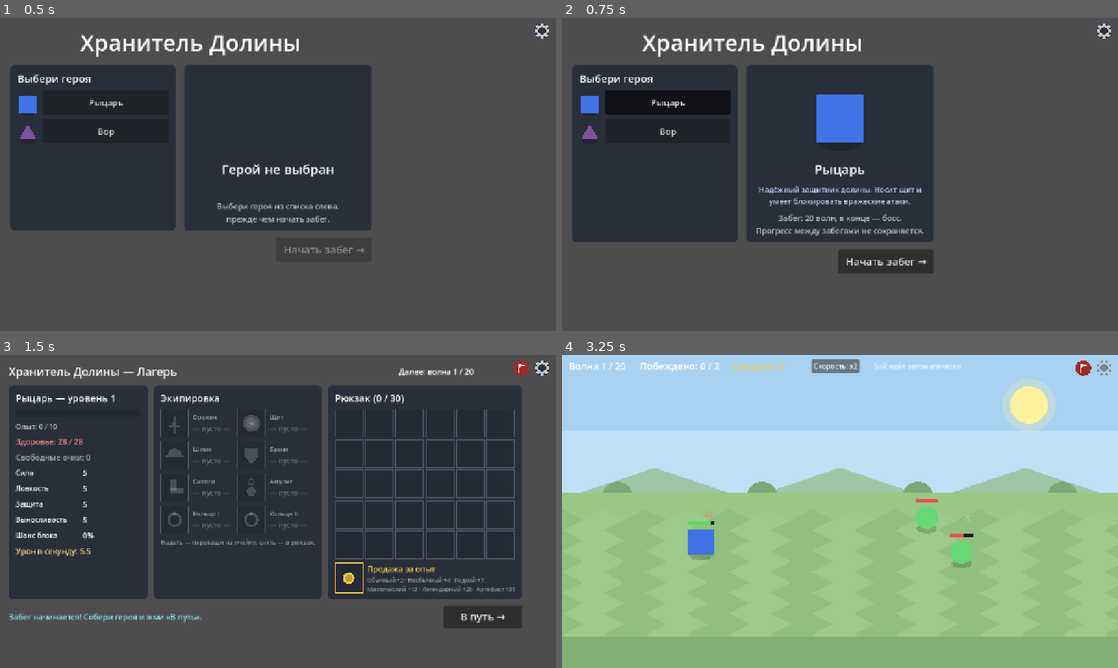
Above: before the commit, frames 1-4 (two rows, left to right).
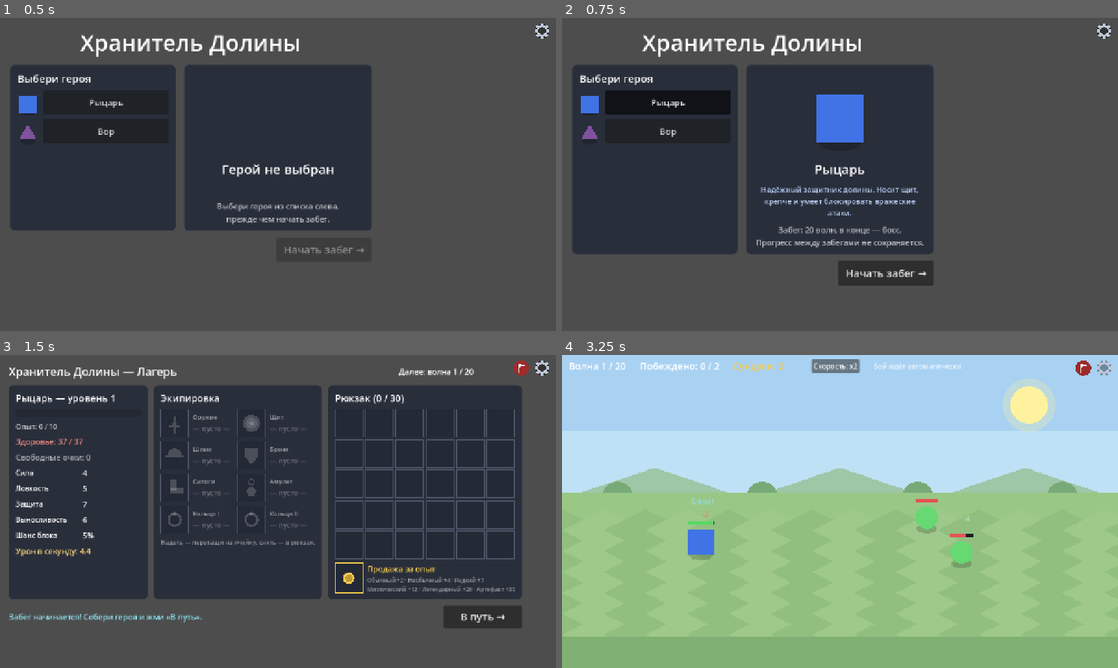
Above: after the commit, the same moments.

Repository: sl1Bridge/valley-keeper
Game: Godot game, scene res://Main.tscn
The game is run twice, just before and just after one commit, with the same random seed, the same clock (stepped at 60 frames per second) and the same inputs.
Inputs:
- Up to frame 1 (0.5 s): no input
- Up to frame 2 (0.75 s): click "Рыцарь" at 0.5 s
- Up to frame 3 (1.5 s): click "Начать забег →" at 1.25 s
- Up to frame 4 (3.25 s): click "В путь →" at 2 s; click "Скорость: x1" at 2.75 s

Frame 1 is identical in both runs. In frame 2, 4.6% of the frame differs, in the area x 1-67%, y 53-86%; in frame 3, 0.1%; in frame 4, less than 0.1%.

Commit message:
v0.11.0: проценты уворота/блока, различие классов, 6 врагов

Diff:
--- a/src/BattleScreen.gd
+++ b/src/BattleScreen.gd
@@ -28,6 +28,7 @@
 	3: [Vector2(0, -60), Vector2(-60, 30), Vector2(60, 70)],
 	4: [Vector2(0, -80), Vector2(-70, -10), Vector2(70, 20), Vector2(0, 90)],
 	5: [Vector2(0, -100), Vector2(-80, -30), Vector2(80, -10), Vector2(-40, 70), Vector2(50, 90)],
+	6: [Vector2(-20, -110), Vector2(70, -80), Vector2(-80, -30), Vector2(10, 0), Vector2(90, 30), Vector2(-30, 90)],
 }
 
 ## Входные данные (заполняет Main до добавления на сцену)
--- a/src/Enemies.gd
+++ b/src/Enemies.gd
@@ -27,7 +27,7 @@
 
 
 ## Максимум врагов в одной волне (босс — всегда один).
-const MAX_ENEMIES := 5
+const MAX_ENEMIES := 6
 
 ## Цена каждого типа в бюджете волны (временные значения, уточнить по игротестам).
 const VALUES := {"slime": 1, "wolf": 2, "golem": 4}
--- a/src/GearScreen.gd
+++ b/src/GearScreen.gd
@@ -198,7 +198,7 @@
 		"surv":
 			return "Макс. здоровье: %d\nРегенерация: %.1f HP/с\nОт Выносливости зависят здоровье и регенерация" % [int(eff["max_hp"]), eff["regen_hp"]]
 		"dodge", "block":
-			return "Реальный шанс: %d%%\nОчками не качается — растёт только от предметов" % roundi(eff["class_pct"] * 100.0)
+			return "Складывается из базового шанса класса и процентов с предметов\nПредел: %d%%. Очками не качается" % roundi(Hero.CLASS_CAP * 100.0)
 	return ""
 
 
--- a/src/Hero.gd
+++ b/src/Hero.gd
@@ -11,25 +11,27 @@
 const STAT_ORDER := ["atk", "spd", "def", "surv"]
 
 ## Классовая характеристика: есть только у своего класса.
-## Очками за уровень не качается — растёт только от предметов.
+## Очками за уровень не качается. Значение — прямой процент шанса:
+## базовый шанс класса + проценты с предметов (предел — CLASS_CAP).
 const CLASS_STAT := {"knight": "block", "rogue": "dodge"}
 
-## Реестр героев (классы). Рыцарь — защитный: слот под щит и шанс блока.
-## Вор — боевой: два слота под оружие и шанс уворота.
-## Базовые характеристики пока одинаковые. Имена, описания и внешность временные.
+## Реестр героев (классы). Рыцарь — защитный: слот под щит, больше защитных
+## характеристик и базовый шанс блока. Вор — боевой: два слота под оружие,
+## больше атакующих характеристик и базовый шанс уворота.
+## Имена, описания и внешность временные.
 const KINDS := ["knight", "rogue"]
 const ROSTER := {
 	"knight": {
 		"name": "Рыцарь",
 		"color": Color(0.25, 0.45, 0.9),
 		"shape": "rect",
-		"desc": "Надёжный защитник долины. Носит щит и умеет блокировать вражеские атаки.",
+		"desc": "Надёжный защитник долины. Носит щит, крепче и умеет блокировать вражеские атаки.",
 	},
 	"rogue": {
 		"name": "Вор",
 		"color": Color(0.5, 0.32, 0.62),
 		"shape": "triangle",
-		"desc": "Быстрый и смертоносный. Сражается двумя клинками и уклоняется от атак.",
+		"desc": "Быстрый и смертоносный. Бьёт сильнее и чаще, сражается двумя клинками и уклоняется от атак.",
 	},
 }
 
@@ -39,8 +41,14 @@
 	"rogue": ["weapon1", "weapon2", "helmet", "armor", "boots", "amulet", "ring1", "ring2"],
 }
 
-# Базовые характеристики героя 1 уровня (сырые очки): все по 5
-const BASE := {"atk": 5, "def": 5, "spd": 5.0, "surv": 5.0}
+# Базовые характеристики героя 1 уровня по классам (сырые очки, временные
+# значения): Рыцарь — защитный уклон, Вор — атакующий
+const BASE := {
+	"knight": {"atk": 4, "def": 7, "spd": 5.0, "surv": 6.0},
+	"rogue": {"atk": 7, "def": 4, "spd": 6.0, "surv": 5.0},
+}
+# Базовый шанс классовой характеристики, в процентах (временное значение)
+const BASE_CLASS_PCT := {"knight": 5.0, "rogue": 5.0}
 # Прирост за 1 очко характеристики
 const PER_POINT := {"atk": 2, "def": 1, "spd": 1.0, "surv": 2.0}
 # Очков характеристик за уровень
@@ -58,8 +66,7 @@
 const SURV_HP_K := 10.0     # выносливость 5 → ~28 HP, 30 → 126 HP
 const REGEN_CAP := 8.0  # выносливость → регенерация: до 8 HP/с
 const REGEN_K := 16.0   # 5 → ~0.7 HP/с, 30 → ~6.2 HP/с
-const CLASS_CAP := 0.6  # уворот/блок: до 60%
-const CLASS_K := 15.0   # 15 → 30%
+const CLASS_CAP := 0.6  # уворот/блок: жёсткий предел 60% (проценты складываются напрямую)
 # Фиксированное восстановление здоровья за передышку между волнами
 const REST_HEAL := 25.0
 # Доля максимального здоровья, восстанавливаемая при повышении уровня в бою
@@ -123,14 +130,14 @@
 	return ROSTER[kind]["shape"]
 
 
-## Итоговые сырые очки: база + вложенные очки + бонусы предметов.
-## Включает классовую характеристику (block/dodge) — она только от предметов.
-## Реальные боевые значения из сырых очков считает effective().
+## Итоговые сырые очки: база класса + вложенные очки + бонусы предметов.
+## Классовая характеристика (block/dodge) — прямые проценты: базовый шанс
+## класса + проценты с предметов. Реальные боевые значения считает effective().
 func get_stats() -> Dictionary:
 	var s := {}
 	for k in STAT_ORDER:
-		s[k] = float(BASE[k]) + float(PER_POINT[k]) * allocated[k]
-	s[CLASS_STAT[kind]] = 0.0
+		s[k] = float(BASE[kind][k]) + float(PER_POINT[k]) * allocated[k]
+	s[CLASS_STAT[kind]] = BASE_CLASS_PCT[kind]
 	for slot in equipment:
 		var it: Item = equipment[slot]
 		if it != null:
@@ -148,7 +155,7 @@
 ## Реальные боевые значения из сырых очков:
 ## def_pct — доля снижения урона, aps — атак в секунду,
 ## max_hp и regen_hp — здоровье и регенерация из Выносливости,
-## class_pct — шанс уворота/блока.
+## class_pct — шанс уворота/блока (прямая сумма процентов, предел CLASS_CAP).
 static func effective(stats: Dictionary) -> Dictionary:
 	var e := {}
 	e["def_pct"] = diminish(maxf(0.0, stats.get("def", 0.0)), 1.0, DEF_K)
@@ -156,8 +163,8 @@
 	var surv_raw: float = maxf(0.0, stats.get("surv", 0.0))
 	e["max_hp"] = diminish(surv_raw, SURV_HP_CAP, SURV_HP_K)
 	e["regen_hp"] = diminish(surv_raw, REGEN_CAP, REGEN_K)
-	var class_raw: float = maxf(0.0, stats.get("dodge", stats.get("block", 0.0)))
-	e["class_pct"] = diminish(class_raw, CLASS_CAP, CLASS_K)
+	var class_pct_raw: float = maxf(0.0, stats.get("dodge", stats.get("block", 0.0)))
+	e["class_pct"] = minf(CLASS_CAP, class_pct_raw / 100.0)
 	return e
 
 
--- a/src/Item.gd
+++ b/src/Item.gd
@@ -29,7 +29,8 @@
 const RARITY_RICH_SHIFT := 0.5
 
 # Шаблоны предметов: имя, слот, базовые бонусы (для обычной редкости).
-# Бонусы — сырые очки (ловкость и выносливость тоже в очках, не в готовых значениях).
+# Бонусы — сырые очки (ловкость и выносливость тоже в очках, не в готовых
+# значениях); уворот/блок — прямые проценты шанса.
 # Поле "class" — классовый предмет: выпадает только герою этого класса.
 const TEMPLATES := [
 	{"name": "Ржавый меч", "slot": "weapon", "bonuses": {"atk": 3}},
@@ -142,10 +143,14 @@
 	return SLOT_NAMES.get(slot, slot)
 
 
-## Текст вида "Сила атаки +3, Регенерация +2" (бонусы — целые сырые очки)
+## Текст вида "Сила +3, Шанс уворота +2%" (бонусы — целые числа;
+## уворот/блок — прямые проценты, остальные — сырые очки)
 func bonuses_text() -> String:
 	var parts := []
 	for k in STAT_ORDER:
 		if bonuses.has(k):
-			parts.append("%s %+d" % [STAT_NAMES[k], int(bonuses[k])])
+			if k == "dodge" or k == "block":
+				parts.append("%s %+d%%" % [STAT_NAMES[k], int(bonuses[k])])
+			else:
+				parts.append("%s %+d" % [STAT_NAMES[k], int(bonuses[k])])
 	return ", ".join(parts)
--- a/tests/TestRunner.gd
+++ b/tests/TestRunner.gd
@@ -208,20 +208,15 @@
 	print("-- Герой: характеристики, опыт, экипировка --")
 	var h := Hero.new()
 	var s := h.get_stats()
-	_check(int(s["atk"]) == 5 and int(s["surv"]) == int(Hero.BASE["surv"]), "базовые характеристики (сила, выносливость)")
-	var base5 := true
-	for k in Hero.STAT_ORDER:
-		if int(s[k]) != 5:
-			base5 = false
-	_check(base5, "все базовые характеристики равны 5")
+	_check(int(s["atk"]) == int(Hero.BASE[h.kind]["atk"]) and int(s["surv"]) == int(Hero.BASE[h.kind]["surv"]), "базовые характеристики берутся из базы класса")
 	_check(not s.has("hp") and not s.has("regen"), "здоровье и регенерация — не характеристики, а производные Выносливости")
-	_check(h.max_hp() > 25.0 and h.max_hp() < 35.0, "стартовое здоровье около 30 (%d)" % int(h.max_hp()))
+	_check(h.max_hp() > 35.0 and h.max_hp() < 40.0, "стартовое здоровье Рыцаря около 37 (%d)" % int(h.max_hp()))
 	_check(not h.allocate("atk"), "нельзя вложить очко без очков")
 
 	var levels := h.add_xp(10)
 	_check(levels == 1 and h.level == 2 and h.stat_points == Hero.POINTS_PER_LEVEL, "переход на 2 уровень")
 	_check(h.allocate("atk"), "вложение очка в атаку")
-	_check(int(h.get_stats()["atk"]) == 7, "атака выросла до 7")
+	_check(int(h.get_stats()["atk"]) == int(Hero.BASE["knight"]["atk"]) + Hero.PER_POINT["atk"], "атака выросла на прирост за очко")
 
 	var it := Item.new()
 	it.name = "Тестовый меч"
@@ -231,7 +226,7 @@
 	h.inventory.append(it)
 	h.equip(it)
 	_check(h.equipment["weapon"] == it and h.inventory.is_empty(), "предмет надет из рюкзака")
-	_check(int(h.get_stats()["atk"]) == 10, "бонус меча учитывается (7+3)")
+	_check(int(h.get_stats()["atk"]) == int(Hero.BASE["knight"]["atk"]) + Hero.PER_POINT["atk"] + 3, "бонус меча учитывается (+3)")
 	h.unequip("weapon")
 	_check(h.equipment["weapon"] == null and h.inventory.size() == 1, "предмет снят обратно в рюкзак")
 
@@ -253,13 +248,15 @@
 	h.kind = Hero.KINDS[1]
 	_check(h.hero_name() == Hero.ROSTER[Hero.KINDS[1]]["name"], "имя героя соответствует выбранному классу")
 	_check(h.wave == 1, "забег героя начинается с 1-й волны")
-	# Базовые характеристики классов пока одинаковые (отличия — слоты и классовая характеристика)
-	var h2 := Hero.new()
-	var same := true
-	for k in Hero.STAT_ORDER:
-		if h.get_stats()[k] != h2.get_stats()[k]:
-			same = false
-	_check(same, "базовые характеристики классов одинаковые")
+	# Базовые характеристики классов различаются: Рыцарь — защитный, Вор — атакующий
+	var kk := Hero.new("knight")
+	var rr := Hero.new("rogue")
+	var ks := kk.get_stats()
+	var rs := rr.get_stats()
+	_check(ks["def"] > rs["def"] and ks["surv"] > rs["surv"], "у Рыцаря больше защита и выносливость")
+	_check(rs["atk"] > ks["atk"] and rs["spd"] > ks["spd"], "у Вора больше сила и ловкость")
+	_check(absf(Hero.effective(ks)["class_pct"] - Hero.BASE_CLASS_PCT["knight"] / 100.0) < 0.001, "у Рыцаря базовый шанс блока %d%%" % int(Hero.BASE_CLASS_PCT["knight"]))
+	_check(absf(Hero.effective(rs)["class_pct"] - Hero.BASE_CLASS_PCT["rogue"] / 100.0) < 0.001, "у Вора базовый шанс уворота %d%%" % int(Hero.BASE_CLASS_PCT["rogue"]))
 
 
 func _test_settings() -> void:
@@ -306,7 +303,7 @@
 	var old := r.equip(w3, "weapon2")
 	_check(r.equipment["weapon2"] == w3 and r.equipment["weapon1"] == w1, "бросок на Оружие II заменил именно его")
 	_check(old == w2 and r.inventory.has(w2), "снятый клинок вернулся в рюкзак")
-	_check(int(r.get_stats()["atk"]) == int(Hero.BASE["atk"]) + 2, "бонусы двух оружий складываются")
+	_check(int(r.get_stats()["atk"]) == int(Hero.BASE["rogue"]["atk"]) + 2, "бонусы двух оружий складываются")
 
 	# Совместимость слотов
 	_check(Hero.slot_accepts("shield", "shield"), "щит встаёт в слот щита")
@@ -417,8 +414,11 @@
 	var hp_inc2: float = v30["max_hp"] - v15["max_hp"]
 	_check(hp_inc2 < hp_inc1, "прирост здоровья от выносливости затухает")
 
+	# Уворот/блок — прямые проценты (без формулы затухания), предел 60%
 	var d15 := Hero.effective({"dodge": 15})
-	_check(absf(d15["class_pct"] - 0.3) < 0.001, "уворот 15 → шанс 30%")
+	_check(absf(d15["class_pct"] - 0.15) < 0.001, "уворот 15%% → шанс ровно 15%%")
+	var d100 := Hero.effective({"dodge": 100})
+	_check(absf(d100["class_pct"] - Hero.CLASS_CAP) < 0.001, "шанс уворота ограничен пределом %d%%" % roundi(Hero.CLASS_CAP * 100.0))
 
 	# Урон снижается на процент защиты цели
 	var attacker := Actor.new()
Not shown, changed: CHANGELOG.md
Not shown, changed: docs/balance.md
Not shown, changed: docs/decisions.md
Not shown, changed: docs/mechanics.md
